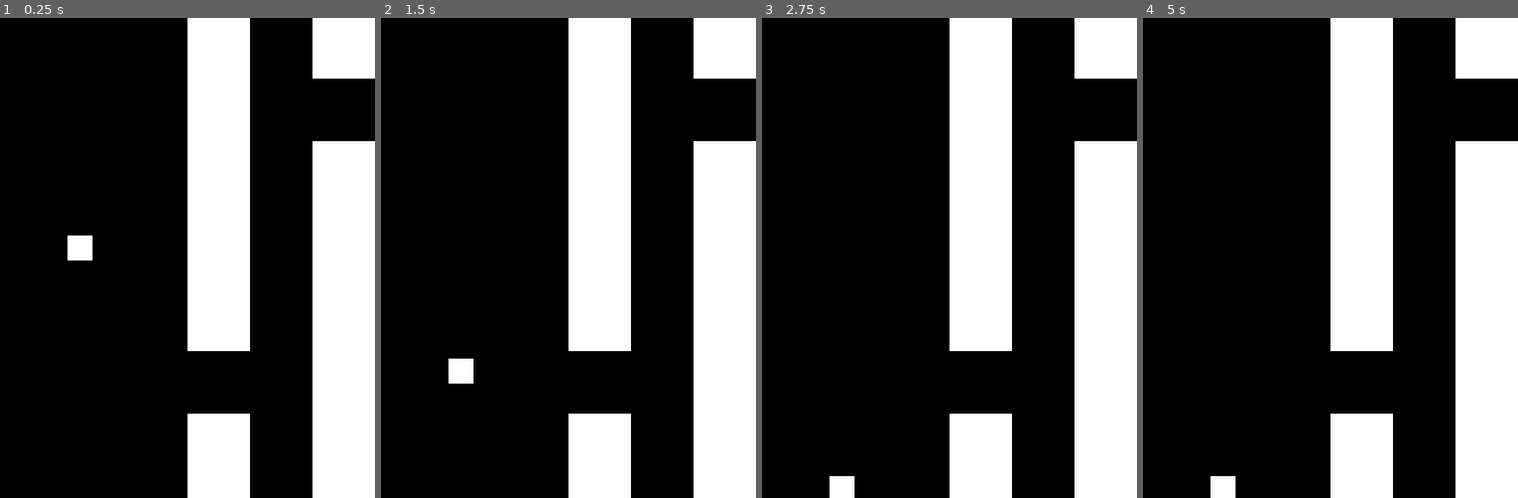
Above: before the commit, frames 1-4 (left to right).
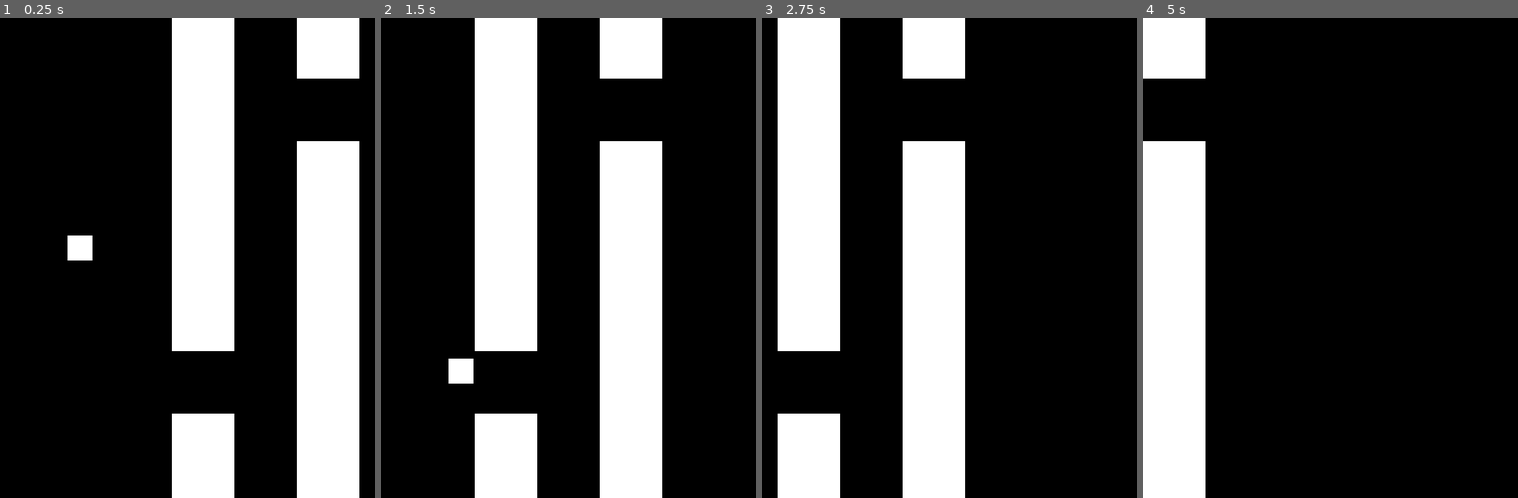
Above: after the commit, the same moments.

Repository: Thrillidas/FlappyBird
Game: Godot game, scene res://Scene/main.tscn
Same seed, same stepped clock (60 frames per second), same inputs: the game is played once before the commit and once after it.
Inputs:
- Up to frame 1 (0.25 s): no input
- Up to frame 2 (1.5 s): hold Up (ui_up) 0.53-1.28 s
- Up to frame 3 (2.75 s): hold Up (ui_up) from 2.03 s (still down)
- Up to frame 4 (5 s): release Up (ui_up) at 3.53 s

The runs differ from the first frame. In frame 1, 14% of the frame differs, in the area x 45-100%, y 0-100%; in frame 2, 46%; in frame 3, 52%, in the area x 4-100%, y 0-100%; in frame 4, 44%.

Commit message:
5th session

Diff:
--- a/Scripts/main.gd
+++ b/Scripts/main.gd
@@ -6,15 +6,11 @@
 	spawn_double_pipes(500)
 	spawn_double_pipes(300)
 
-	#spawn_pipes(100,150,500,0)
-	#spawn_pipes(100,150,300,668)
-
-	pass
 #Create a pipeline, allowing to specify the size and location.
 func spawn_pipes(x_size, y_size, x_position, y_position):
 	var pipe = pipe_node.instantiate()
-	pipe.create_pipe(x_size, y_size, x_position, y_position)
-
+	pipe.create_pipe(x_size, y_size)
+	pipe.position = Vector2(x_position, y_position)
 	add_child(pipe)
 
 #Create a pair of pipeline, from the lower pipeline to the higher one.
@@ -27,23 +23,3 @@
 
 	spawn_pipes(pipe_width, random_height_size, pipe_location, 0)
 	spawn_pipes(pipe_width, bottom_size, pipe_location, bottom_height_position)
-
-
-
-#extends Node2D
-#var pipe_node = preload("res://Scene/pipelines.tscn")
-#
-#func _ready():
-	#spawn_dual_pipes(100)
-	#spawn_dual_pipes(300)
-	#spawn_dual_pipes(500)
-	#
-#func spawn_pipes(x,y):
-	#var pipe = pipe_node.instantiate()
-	#pipe.position = Vector2(x,y)
-	#pipe.resize_pipe(50,200)
-	#add_child(pipe)
-	#
-#func spawn_dual_pipes(x):
-	#spawn_pipes(x,0)
-	#spawn_pipes(x,600)
--- a/Scripts/pipelines.gd
+++ b/Scripts/pipelines.gd
@@ -2,20 +2,11 @@
 @onready var pipeline_sprite = $PipelineSprite
 
 func _physics_process(delta):
-	pass
-	#movement()
+	movement(delta)
 
-func create_pipe(x_size, y_size,x_position,y_position):
-	$PipelineSprite.size.x = x_size
-	$PipelineSprite.size.y = y_size
+func create_pipe(x_size, y_size):
+	$PipelineSprite.size = Vector2(x_size,y_size)
 
-	$PipelineSprite.position.x = x_position
-	$PipelineSprite.position.y = y_position
-
-func resize_pipe(x_size, y_size):
-	$PipelineSprite.size.x = x_size
-	$PipelineSprite.size.y = y_size
-
-func movement():
-	velocity.x = 0
-	move_and_slide()
+func movement(delta):
+	velocity.x = -100
+	move_and_collide(velocity*delta)
